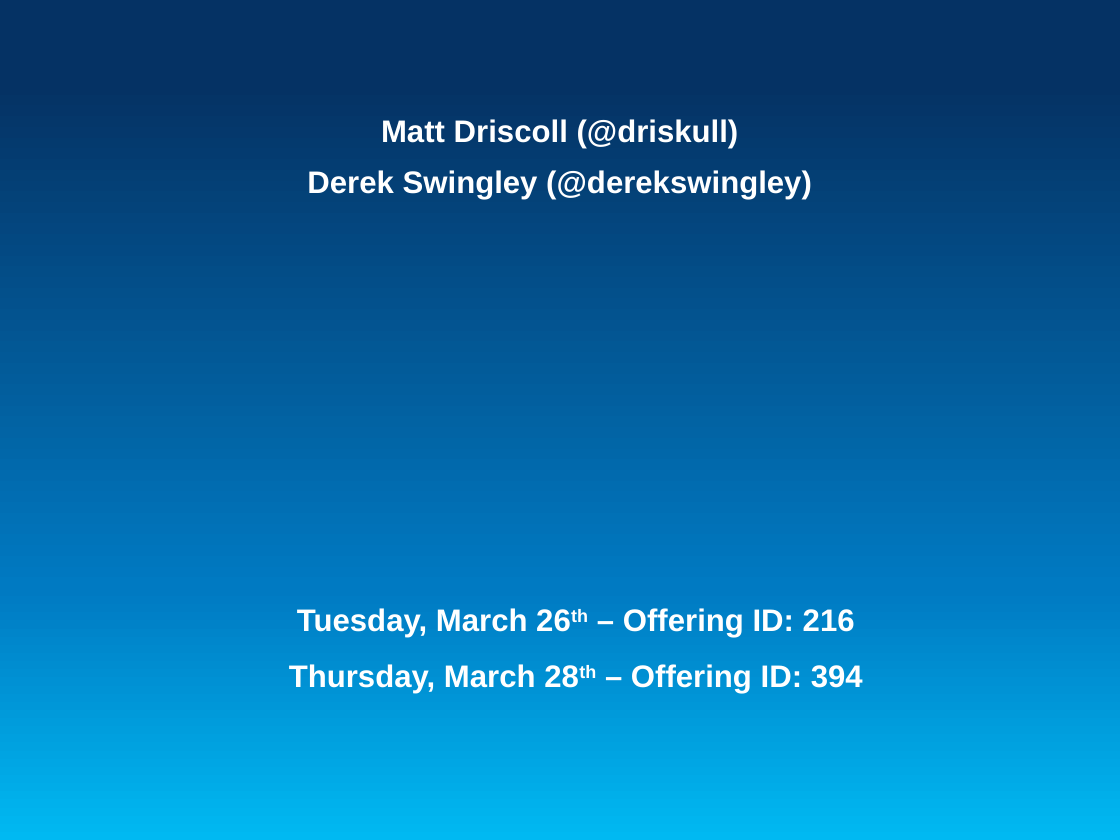
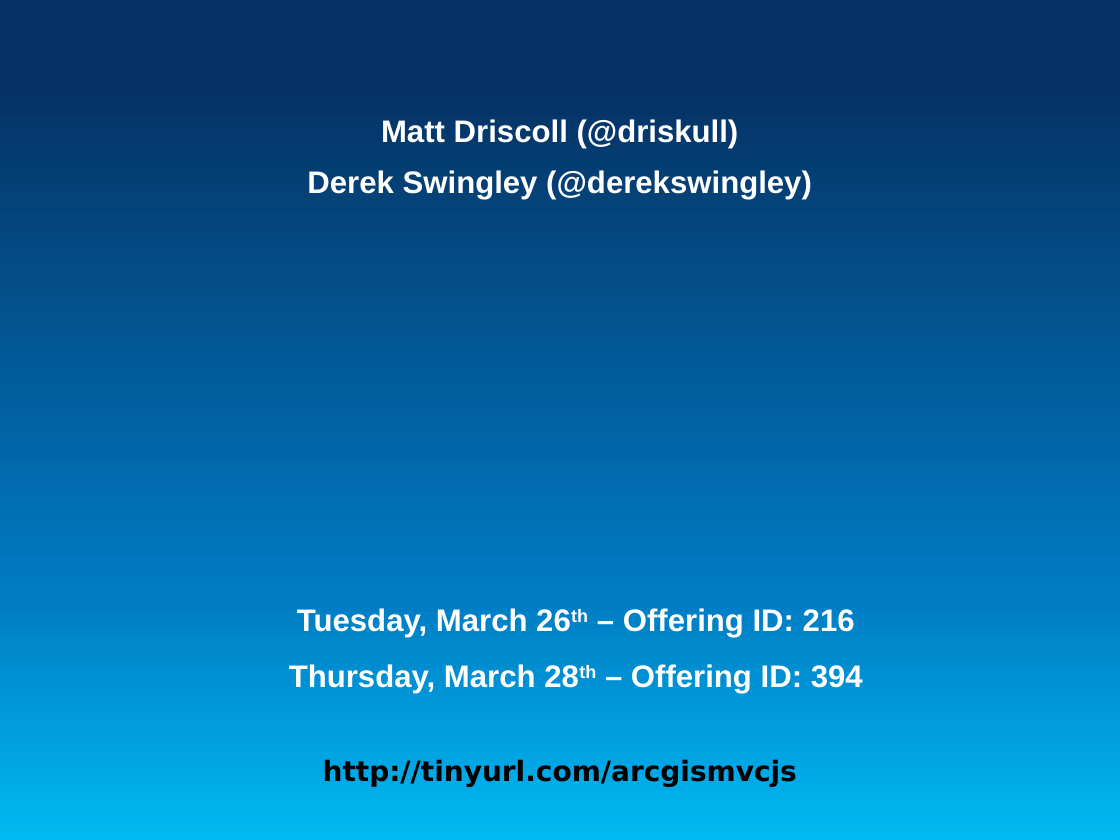
Before and after one commit to driskull/framework-samples-js, a slide deck: slide 15 of Working with Application Frameworks and ArcGIS API for JavaScript.pptx. Drawn at 1120x840 pixels with LibreOffice and Linux fonts; fonts in the diff are those of the drawing; background and template pictures are left out. Boxes give left, top, right and bottom in pixels: in the first picture for what was removed or moved away, otherwise in the second. Text is boxed around its words. In the diff, an @@ line names an element or a change of style, - is before the commit and + after.

```diff
--- a/Working with Application Frameworks and ArcGIS API for JavaScript.pptx
+++ b/Working with Application Frameworks and ArcGIS API for JavaScript.pptx
@@ text added at (323,759,797,787), 18 pt, text #000000, bold @@
+http://tinyurl.com/arcgismvcjs
```
Also in this commit, not shown: 1 other slide changed, 1 other file.
